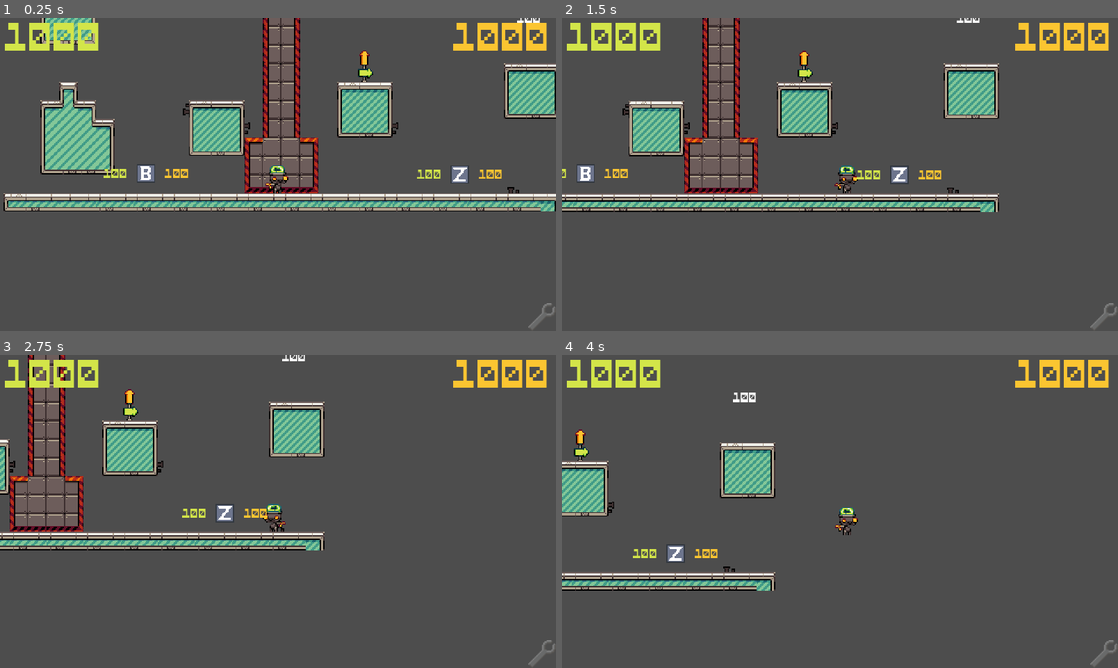
Above: before the commit, frames 1-4 (two rows, left to right).
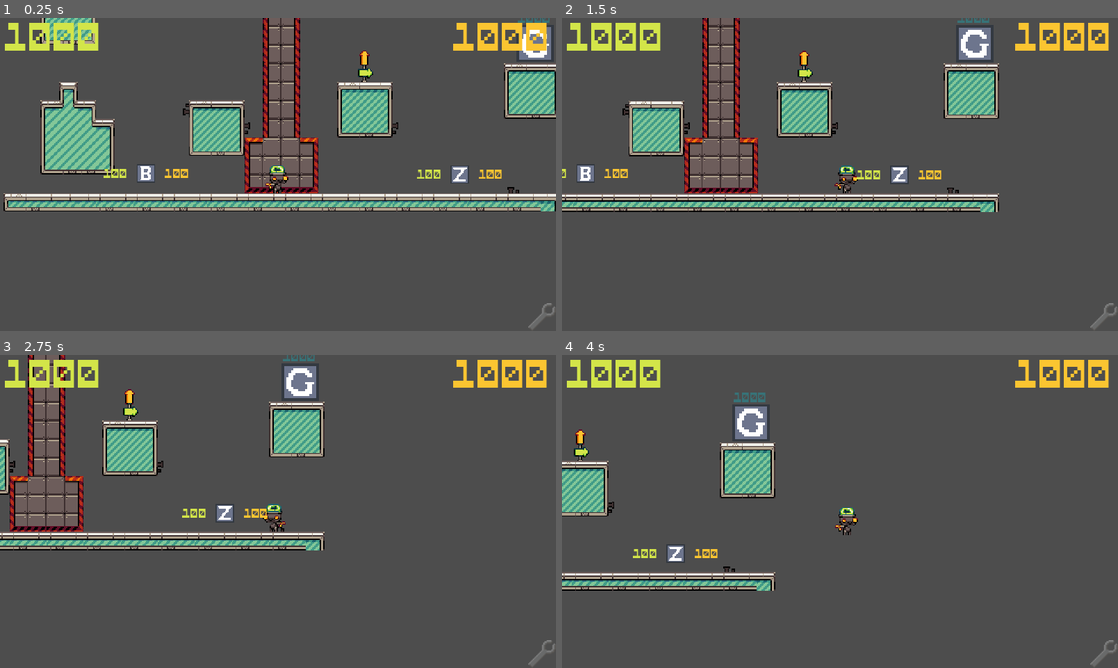
Above: after the commit, the same moments.

Repository: bcmpinc/jam-gmtk-2024
Game: Godot game, scene res://Game/Platformer/World.tscn
Same seed, same stepped clock (60 frames per second), same inputs: the game is played once before the commit and once after it. This scene is started directly instead of the project's main scene. Sound files missing from this copy of the repository are replaced by a short silence.
Inputs (mouse positions are in pixels of both pictures, inside the frame that each line leads up to):
- Up to frame 1 (0.25 s): no input
- Up to frame 2 (1.5 s): tap Enter at 0.5 s; move the mouse to (639, 39) at 0.52 s; hold Space (accept) 0.53-1.28 s; hold D (right) from 0.53 s (still down); tap W (up) at 0.77, 0.8, 1.07, 1.35 s; move the mouse to (1062, 39) at 1.27 s
- Up to frame 3 (2.75 s): tap W (up) at 1.52, 1.82, 2.3 s; tap Space (accept) at 1.55 s; move the mouse to (205, 511) at 2.02 s; release D (right) at 2.03 s; hold A (left) from 2.03 s (still down); hold Space (accept) from 2.03 s (still down)
- Up to frame 4 (4 s): move the mouse to (823, 514) at 2.77 s; release A (left) at 2.78 s; release Space (accept) at 2.78 s; hold D (right) from 2.78 s (still down); tap Z (drop) at 2.85 s; tap W (up) at 3.02, 3.32, 3.77, 3.8 s; tap Space (accept) at 3.05 s; move the mouse to (840, 355) at 3.52 s; hold Space (accept) from 3.53 s (still down)

The runs differ from the first frame. In frame 1, 0.6% of the frame differs, in the area x 92-100%, y 0-14%; in frame 2, 0.9%; in frame 3, 0.9%; in frame 4, 0.9%, in the area x 30-38%, y 12-28%.

Commit message:
added sfx

Diff:
--- a/Game/Platformer/Bank/Bank.tscn
+++ b/Game/Platformer/Bank/Bank.tscn
@@ -9,18 +9,30 @@
 [sub_resource type="RectangleShape2D" id="RectangleShape2D_b5t8b"]
 size = Vector2(32, 32)
 
-[sub_resource type="AtlasTexture" id="AtlasTexture_va4xe"]
+[sub_resource type="AtlasTexture" id="AtlasTexture_877cy"]
 atlas = ExtResource("2_w30k7")
-region = Rect2(112, 0, 16, 16)
+region = Rect2(48, 0, 16, 16)
+
+[sub_resource type="AtlasTexture" id="AtlasTexture_ilpjd"]
+atlas = ExtResource("2_w30k7")
+region = Rect2(0, 0, 16, 16)
 
 [sub_resource type="SpriteFrames" id="SpriteFrames_hcjm7"]
 animations = [{
 "frames": [{
 "duration": 1.0,
-"texture": SubResource("AtlasTexture_va4xe")
+"texture": SubResource("AtlasTexture_877cy")
 }],
 "loop": true,
-"name": &"default",
+"name": &"Electricity",
+"speed": 5.0
+}, {
+"frames": [{
+"duration": 1.0,
+"texture": SubResource("AtlasTexture_ilpjd")
+}],
+"loop": true,
+"name": &"Goo",
 "speed": 5.0
 }]
 
@@ -32,12 +44,13 @@
 "pay_out": SubResource("Animation_fowug")
 }
 
-[node name="Bank" type="Node2D" node_paths=PackedStringArray("sprite", "area", "anim") groups=["bank"]]
+[node name="Bank" type="Node2D" node_paths=PackedStringArray("sprite", "area", "anim", "label") groups=["bank"]]
 texture_filter = 1
 script = ExtResource("1_dqgmc")
 sprite = NodePath("AnimatedSprite2D")
 area = NodePath("Area2D")
 anim = NodePath("AnimationPlayer")
+label = NodePath("TweenableLabel")
 
 [node name="Area2D" type="Area2D" parent="."]
 
@@ -47,6 +60,7 @@
 [node name="AnimatedSprite2D" type="AnimatedSprite2D" parent="."]
 scale = Vector2(2, 2)
 sprite_frames = SubResource("SpriteFrames_hcjm7")
+animation = &"Electricity"
 
 [node name="AnimationPlayer" type="AnimationPlayer" parent="."]
 libraries = {
@@ -66,5 +80,6 @@
 scroll_active = false
 prefix = "[center]"
 suffix = "[/center]"
+anim_length = 0.5
 
 [connection signal="body_entered" from="Area2D" to="." method="_on_area_2d_body_entered"]
--- a/Game/Platformer/Bank/bank.gd
+++ b/Game/Platformer/Bank/bank.gd
@@ -12,15 +12,16 @@
 @export var sprite : AnimatedSprite2D
 @export var area : Area2D
 @export var anim : AnimationPlayer
-
+@export var label : TweenLabel
 
 func _ready() -> void:
+	label.displayed_value = coffers * 100
 	sprite.animation = bank_type
 	match bank_type:
 		"Goo":
-			$TweenableLabel.add_theme_color_override("default_color", Color.hex(0xD3E549))
+			label.add_theme_color_override("default_color", Color(0xD3E549))
 		"Electricity":
-			$TweenableLabel.add_theme_color_override("default_color", Color.hex(0xFBC531))
+			label.add_theme_color_override("default_color", Color(0xFBC531))
 
 
 func _process(delta: float) -> void:
@@ -29,4 +30,5 @@
 		for item in overlapping:
 			if item is Player:
 				pay_player.emit(bank_type, coffers)
+				label.update(0)
 				has_been_used = true
--- a/Game/Platformer/Player/player.gd
+++ b/Game/Platformer/Player/player.gd
@@ -184,7 +184,7 @@
 
 func _on_interact_area_body_entered(body: Node2D) -> void:
 	if not body == tm:
-		print(body)
+		pass
 
 
 func _on_floor_detector_body_shape_entered(_body_rid: RID, body: Node2D, _body_shape_index: int, local_shape_index: int) -> void:
@@ -213,4 +213,4 @@
 
 func _on_interact_area_area_entered(area: Area2D) -> void:
 	if not area == tm:
-		print(area)
+		pass
--- a/Game/Platformer/World.tscn
+++ b/Game/Platformer/World.tscn
@@ -86,3 +86,4 @@
 
 [node name="Bank" parent="." instance=ExtResource("8_nrsgr")]
 position = Vector2(459, 127)
+bank_type = "Goo"
Not shown: 1 places in Game/Platformer/Bank/Bank.tscn that only renumber resources
Not shown, added: Global/Audio/Explosion/8bit _explosion3.wav.import
Not shown, added: Global/Audio/Explosion/8bit)explosion2.wav.import
Not shown, added: Global/Audio/Explosion/8bit_explosion v4.wav.import
Not shown, added: Global/Audio/Explosion/8bit_explosion1.wav.import
Not shown, added: Global/Audio/Grappling Hook/GrapplingHook_Deploy1.wav.import
Not shown, added: Global/Audio/Grappling Hook/GrapplingHook_Deploy2.wav.import
Not shown, added: Global/Audio/Grappling Hook/GrapplingHook_Deploy3.wav.import
Not shown, added: Global/Audio/Grappling Hook/GrapplingHook_Impact1.wav.import
Not shown, added: Global/Audio/Grappling Hook/GrapplingHook_Impact2.wav.import
Not shown, added: Global/Audio/Grappling Hook/GrapplingHook_Impact3.wav.import
Not shown, added: Global/Audio/Guns/Gun Single shots/8bit_shhot1.wav.import
(and 67 more such lines)
